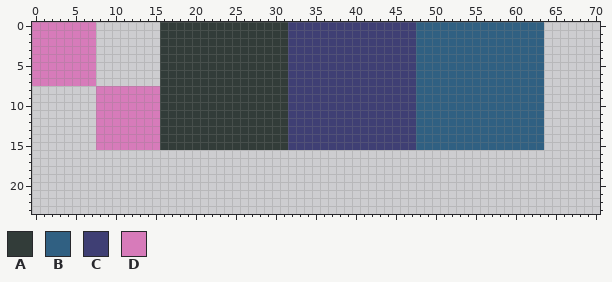
Two states of a sprite sheet, assets/tileset.png. This is how it looked before the edit.
The file is 320x320 pixels. Shown: x 0..70, y 0..23.
Palette (. is transparent): A #323c39  B #306082  C #3f3f74  D #d77bba
And afterwards:
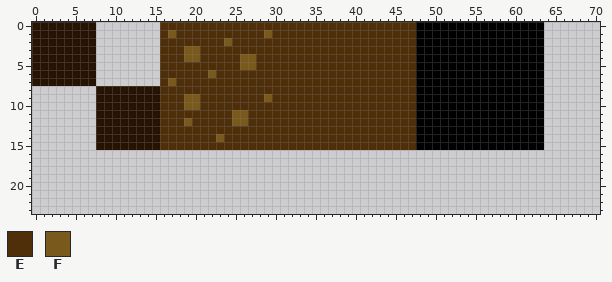
Colours new in this view: E #4f2f09  F #7a591c
The commit says: Use same palette for tiles
Changes in this commit:
Colour B changes from #306082 to #000000.
Colour D changes from #d77bba to #261303.
The author changed colour A to colour E in row 0 at x 16 to 31; in row 1 at x 16, 18 to 28 and 30 to 31; in row 2 at x 16 to 23 and 25 to 31; in row 3 at x 16 to 18 and 21 to 31; in row 4 at x 16 to 18, 21 to 25 and 28 to 31; in row 5 at x 16 to 25 and 28 to 31.
The author changed colour A to colour E in row 6 at x 16 to 21 and 23 to 31; in row 7 at x 16 and 18 to 31; in row 8 at x 16 to 31; in row 9 at x 16 to 18, 21 to 28 and 30 to 31; in row 10 at x 16 to 18 and 21 to 31; in row 11 at x 16 to 24 and 27 to 31.
The author changed colour A to colour E in row 12 at x 16 to 18, 20 to 24 and 27 to 31; in row 13 at x 16 to 31; in row 14 at x 16 to 22 and 24 to 31; in row 15 at x 16 to 31.
The author changed colour C to colour E in rows 0 to 15 at x 32 to 47.
The author changed colour A to colour F in row 1 at x 17 and 29; in row 2 at x 24; in row 3 at x 19 to 20; in row 4 at x 19 to 20 and 26 to 27; in row 5 at x 26 to 27; in row 6 at x 22.
The author changed colour A to colour F in row 7 at x 17; in row 9 at x 19 to 20 and 29; in row 10 at x 19 to 20; in row 11 at x 25 to 26; in row 12 at x 19 and 25 to 26; in row 14 at x 23.
Boxes around the changes in both pictures, in picture pixels (x1, y1, x2, y2):
changed: (32, 22, 544, 150)
